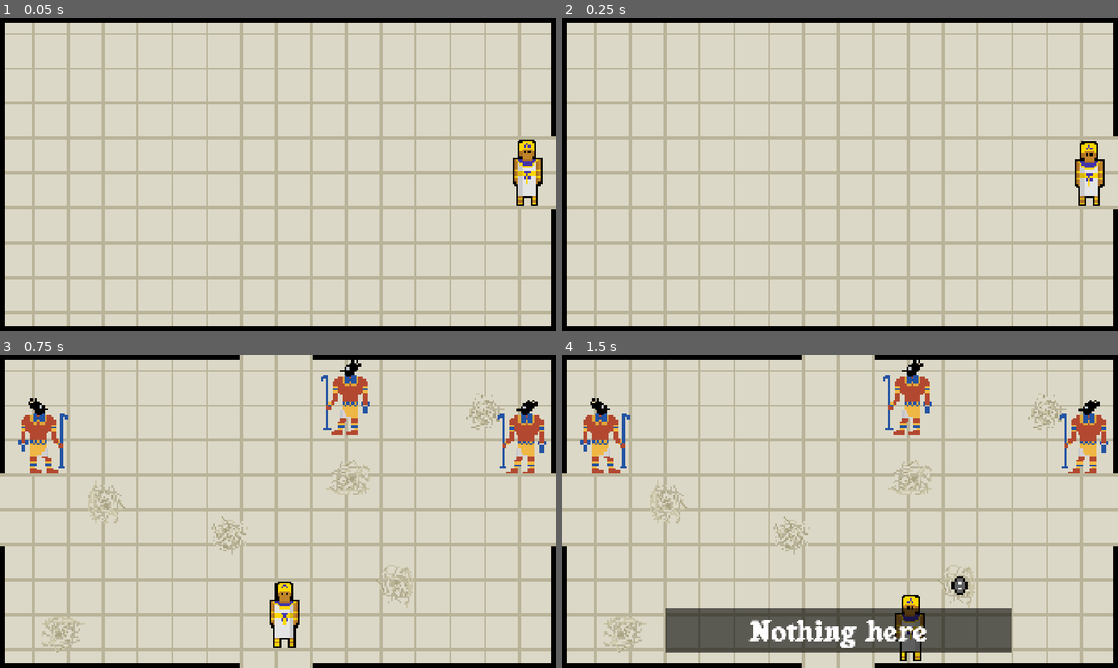
Above: before the commit, frames 1-4 (two rows, left to right).
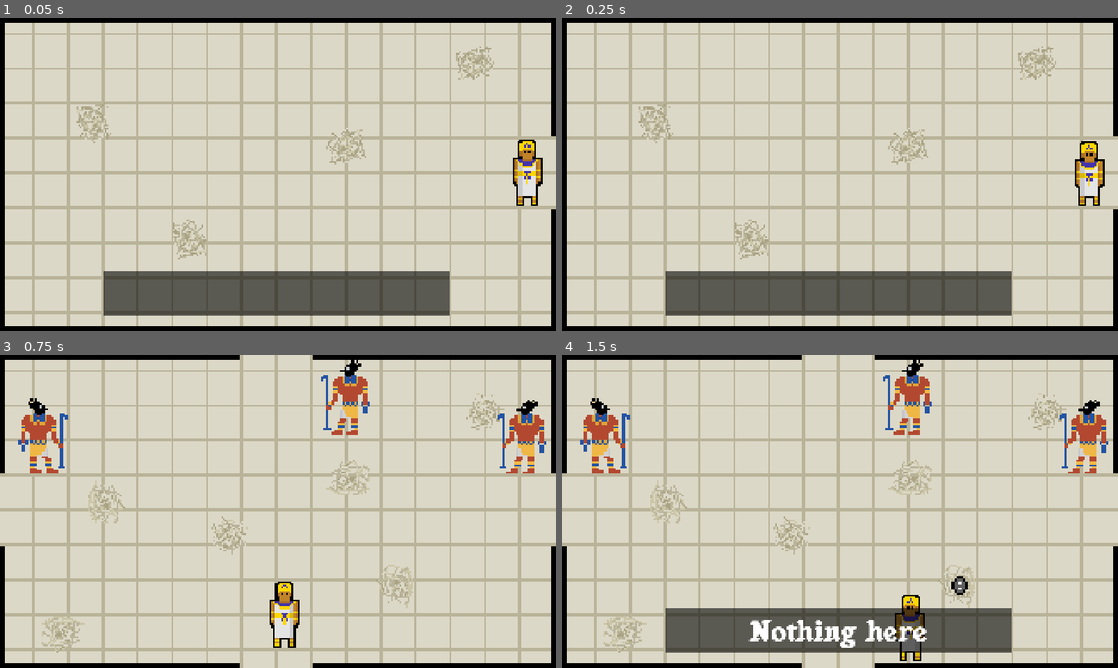
Above: after the commit, the same moments.

Repository: liadriscoll-arch/Field-of-Reeds
Game: Godot game, scene res://Scenes/room_3.tscn
Same seed, same stepped clock (60 frames per second), same inputs: the game is played once before the commit and once after it. This scene is started directly instead of the project's main scene.
Inputs:
- Up to frame 1 (0.05 s): no input
- Up to frame 2 (0.25 s): no input
- Up to frame 3 (0.75 s): tap Enter (ui_accept) at 0.5 s; hold Right (ui_right) from 0.53 s (still down); hold Enter (ui_accept) from 0.53 s (still down)
- Up to frame 4 (1.5 s): release Right (ui_right) at 1.28 s; release Enter (ui_accept) at 1.28 s; hold Down (ui_down) from 1.28 s (still down); tap Enter (ui_accept) at 1.35 s

The runs differ from the first frame. In frame 1, 10% of the frame differs, in the area x 13-89%, y 9-96%; in frame 2, 10%; in frame 3, nothing differs; in frame 4, nothing differs.

Commit message:
added story elements

Diff:
--- a/Scenes/room_3.tscn
+++ b/Scenes/room_3.tscn
@@ -4,9 +4,24 @@
 [ext_resource type="Script" uid="uid://dd5tkvuotyayt" path="res://Scripts/room_3.gd" id="1_ac5qk"]
 [ext_resource type="PackedScene" uid="uid://4xhl2tjonoss" path="res://Scenes/pharaoh.tscn" id="2_ofmjs"]
 [ext_resource type="Script" uid="uid://crvgshderddxv" path="res://Scripts/leave_3.gd" id="4_u5i04"]
+[ext_resource type="FontFile" uid="uid://isri0dibbil8" path="res://Assets/Anubismythicalserif-lxdLy.otf" id="5_3aelw"]
+[ext_resource type="Texture2D" uid="uid://drsjaonecgnwe" path="res://Assets/reeds_ruin_4.png" id="6_rxq7n"]
+[ext_resource type="PackedScene" uid="uid://cdu1u6d1hqgl2" path="res://Scenes/item_info_popup.tscn" id="7_rxq7n"]
 
 [sub_resource type="RectangleShape2D" id="RectangleShape2D_uuqmu"]
 size = Vector2(20, 133)
+
+[sub_resource type="CircleShape2D" id="CircleShape2D_uuqmu"]
+radius = 82.0
+
+[sub_resource type="CircleShape2D" id="CircleShape2D_3vgto"]
+radius = 83.48653
+
+[sub_resource type="CircleShape2D" id="CircleShape2D_fiix4"]
+radius = 83.00603
+
+[sub_resource type="CircleShape2D" id="CircleShape2D_o135m"]
+radius = 86.0
 
 [node name="room_3" type="Node2D" unique_id=1167190826]
 script = ExtResource("1_ac5qk")
@@ -16,10 +31,6 @@
 [node name="Sprite2D" type="Sprite2D" parent="." unique_id=985034071]
 scale = Vector2(10, 10)
 texture = ExtResource("1_1aiob")
-
-[node name="Pharaoh" parent="." unique_id=1218117142 instance=ExtResource("2_ofmjs")]
-position = Vector2(857, -115)
-scale = Vector2(7, 7)
 
 [node name="StaticBody2D" type="StaticBody2D" parent="." unique_id=1976421739]
 
@@ -34,4 +45,95 @@
 position = Vector2(950, -6.5)
 shape = SubResource("RectangleShape2D_uuqmu")
 
+[node name="ruin3_1" type="Area2D" parent="." unique_id=637439992]
+collision_layer = 4
+collision_mask = 4
+
+[node name="Sprite2D" type="Sprite2D" parent="ruin3_1" unique_id=1826833902]
+position = Vector2(235, -97.999985)
+scale = Vector2(5, 5)
+texture = ExtResource("6_rxq7n")
+
+[node name="CollisionShape2D" type="CollisionShape2D" parent="ruin3_1" unique_id=401270894]
+position = Vector2(241, -96)
+shape = SubResource("CircleShape2D_uuqmu")
+
+[node name="ruin3_2" type="Area2D" parent="." unique_id=197869147]
+collision_layer = 4
+collision_mask = 4
+
+[node name="Sprite2D" type="Sprite2D" parent="ruin3_2" unique_id=808702150]
+position = Vector2(-305.00006, 223)
+rotation = 1.5707964
+scale = Vector2(5, 5)
+texture = ExtResource("6_rxq7n")
+
+[node name="CollisionShape2D" type="CollisionShape2D" parent="ruin3_2" unique_id=993158470]
+position = Vector2(-309, 227)
+shape = SubResource("CircleShape2D_3vgto")
+
+[node name="ruin3_3" type="Area2D" parent="." unique_id=1325366568]
+collision_layer = 4
+collision_mask = 4
+
+[node name="Sprite2D" type="Sprite2D" parent="ruin3_3" unique_id=321492732]
+position = Vector2(678.99994, -382.00003)
+rotation = 3.1415927
+scale = Vector2(5, 5)
+texture = ExtResource("6_rxq7n")
+
+[node name="CollisionShape2D" type="CollisionShape2D" parent="ruin3_3" unique_id=2005480009]
+position = Vector2(674, -382)
+shape = SubResource("CircleShape2D_fiix4")
+
+[node name="ruin3_4" type="Area2D" parent="." unique_id=81096198]
+collision_layer = 4
+collision_mask = 4
+
+[node name="Sprite2D" type="Sprite2D" parent="ruin3_4" unique_id=5616451]
+position = Vector2(-640, -177.99998)
+rotation = -1.5707964
+scale = Vector2(5, 5)
+texture = ExtResource("6_rxq7n")
+
+[node name="CollisionShape2D" type="CollisionShape2D" parent="ruin3_4" unique_id=1318808368]
+position = Vector2(-640, -183)
+shape = SubResource("CircleShape2D_o135m")
+
+[node name="item_info_popup" parent="." unique_id=266295725 instance=ExtResource("7_rxq7n")]
+position = Vector2(-641, -183)
+
+[node name="item_info_popup2" parent="." unique_id=1568496609 instance=ExtResource("7_rxq7n")]
+position = Vector2(-309, 227)
+
+[node name="item_info_popup3" parent="." unique_id=206462217 instance=ExtResource("7_rxq7n")]
+position = Vector2(241, -96)
+
+[node name="item_info_popup4" parent="." unique_id=1356507494 instance=ExtResource("7_rxq7n")]
+position = Vector2(674, -382)
+
+[node name="Pharaoh" parent="." unique_id=1218117142 instance=ExtResource("2_ofmjs")]
+position = Vector2(857, -115)
+scale = Vector2(7, 7)
+
+[node name="info_tomb_color" type="ColorRect" parent="." unique_id=793056374]
+offset_left = -601.0
+offset_top = 332.0
+offset_right = 590.0
+offset_bottom = 491.0
+color = Color(0, 0, 0, 0.5882353)
+
+[node name="info_tomb_label" type="Label" parent="." unique_id=662611535]
+offset_left = -601.0
+offset_top = 332.0
+offset_right = 590.0
+offset_bottom = 495.0
+theme_override_fonts/font = ExtResource("5_3aelw")
+theme_override_font_sizes/font_size = 40
+horizontal_alignment = 1
+
 [connection signal="body_entered" from="leave_3" to="leave_3" method="_on_body_entered"]
+[connection signal="area_entered" from="ruin3_1" to="." method="_on_ruin_3_1_area_entered"]
+[connection signal="area_entered" from="ruin3_2" to="." method="_on_ruin_3_2_area_entered"]
+[connection signal="area_entered" from="ruin3_3" to="." method="_on_ruin_3_3_area_entered"]
+[connection signal="area_entered" from="ruin3_4" to="." method="_on_ruin_3_4_area_entered"]
--- a/Scenes/room_4.tscn
+++ b/Scenes/room_4.tscn
@@ -124,6 +124,9 @@
 [node name="item_info_popup2" parent="." unique_id=1380189786 instance=ExtResource("5_avbm7")]
 position = Vector2(488, -504)
 
+[node name="item_info_popup6" parent="." unique_id=905864310 instance=ExtResource("5_avbm7")]
+scale = Vector2(1.5, 1.5)
+
 [node name="Pharaoh" parent="." unique_id=1218117142 instance=ExtResource("2_m5wph")]
 position = Vector2(-861, -115.00001)
 scale = Vector2(7, 7)
--- a/Scripts/guardian_guess_screen.gd
+++ b/Scripts/guardian_guess_screen.gd
@@ -45,6 +45,7 @@
 		label.text = "CORRECT!"
 		if Global.current_guardian_guess == 1:
 			get_tree().change_scene_to_file("res://Scenes/judgement.tscn")
+			return
 
 		elif Global.current_guardian_guess == 2:
 			Global.guardian_2_guessed = true
--- a/Scripts/room_2.gd
+++ b/Scripts/room_2.gd
@@ -16,6 +16,7 @@
 
 
 
+
 func _on_wall_area_area_entered(area: Area2D) -> void:
 	if area.name == "item_interact_area":
 		while $wall_area.overlaps_area(area):
@@ -30,7 +31,7 @@
 					await get_tree().create_timer(4).timeout
 
 				elif Global.brick_found:
-					info_tomb_label.add_theme_font_size_override("font_size", 55)
+					info_tomb_label.add_theme_font_size_override("font_size", 50)
 					info_tomb_label.text = "You place the brick to find the name:\n" + Global.guardian_2
 					Global.g2_name_known = true
 					await get_tree().create_timer(4).timeout
--- a/Scripts/room_3.gd
+++ b/Scripts/room_3.gd
@@ -1,12 +1,74 @@
 extends Node2D
+@onready var info_tomb_color: ColorRect = $info_tomb_color
+@onready var info_tomb_label: Label = $info_tomb_label
 
 @onready var pharaoh: CharacterBody2D = $Pharaoh
 
-# Called when the node enters the scene tree for the first time.
 func _ready() -> void:
 	$Pharaoh.position = Global.room_3_position
 
 
-# Called every frame. 'delta' is the elapsed time since the previous frame.
-func _process(delta: float) -> void:
-	pass
+func _on_ruin_3_1_area_entered(area: Area2D) -> void:
+	if area.name == "item_interact_area":
+		while $ruin3_1.overlaps_area(area):
+			if Input.is_action_pressed("ui_accept"):
+				info_tomb_color.visible = true
+				info_tomb_label.visible = true
+				info_tomb_label.add_theme_font_size_override("font_size", 100)
+				info_tomb_label.text = "Nothing here"
+				await get_tree().create_timer(2).timeout
+				info_tomb_color.visible = false
+				info_tomb_label.text = ""
+				info_tomb_label.visible = false
+			await get_tree().process_frame
+
+
+func _on_ruin_3_2_area_entered(area: Area2D) -> void:
+	if area.name == "item_interact_area":
+		while $ruin3_2.overlaps_area(area):
+			if Input.is_action_pressed("ui_accept"):
+				info_tomb_color.visible = true
+				info_tomb_label.visible = true
+				if Global.discovered.has("amulet"):
+					info_tomb_label.add_theme_font_size_override("font_size", 100)
+					info_tomb_label.text = "Nothing here"
+				else:
+					info_tomb_label.add_theme_font_size_override("font_size", 40)
+					info_tomb_label.text = "In the rubble you find an ancient amulet"
+					Global.discovered.append("amulet")
+					print("amulet")
+				await get_tree().create_timer(4).timeout
+				info_tomb_color.visible = false
+				info_tomb_label.text = ""
+				info_tomb_label.visible = false
+			await get_tree().process_frame
+
+
+func _on_ruin_3_3_area_entered(area: Area2D) -> void:
+	if area.name == "item_interact_area":
+		while $ruin3_3.overlaps_area(area):
+			if Input.is_action_pressed("ui_accept"):
+				info_tomb_color.visible = true
+				info_tomb_label.visible = true
+				info_tomb_label.add_theme_font_size_override("font_size", 100)
+				info_tomb_label.text = "Nothing here"
+				await get_tree().create_timer(2).timeout
+				info_tomb_color.visible = false
+				info_tomb_label.text = ""
+				info_tomb_label.visible = false
+			await get_tree().process_frame
+
+
+func _on_ruin_3_4_area_entered(area: Area2D) -> void:
+	if area.name == "item_interact_area":
+		while $ruin3_4.overlaps_area(area):
+			if Input.is_action_pressed("ui_accept"):
+				info_tomb_color.visible = true
+				info_tomb_label.visible = true
+				info_tomb_label.add_theme_font_size_override("font_size", 100)
+				info_tomb_label.text = "Nothing here"
+				await get_tree().create_timer(2).timeout
+				info_tomb_color.visible = false
+				info_tomb_label.text = ""
+				info_tomb_label.visible = false
+			await get_tree().process_frame
--- a/Scripts/type_guardian_guess.gd
+++ b/Scripts/type_guardian_guess.gd
@@ -25,13 +25,13 @@
 func _on_enter_button_pressed() -> void:
 
 	if typed.to_lower() == Global.guardian_3.to_lower():
-		label.text = "Correct!"
+		label.text = "CORRECT!"
 		Global.guardian_3_guessed = true
 		await get_tree().create_timer(2).timeout
 		Global.canmove = true
 		get_tree().change_scene_to_file("res://Scenes/room_3.tscn")
 	else:
-		label.text = "Wrong"
+		label.text = "WRONG!"
 		await get_tree().create_timer(2).timeout
 		Global.canmove = true
 		get_tree().change_scene_to_file("res://Scenes/room_2.tscn")
Binary file added: Assets/reeds_ruin_4.png
Not shown, added: Assets/reeds_ruin_4.png.import
